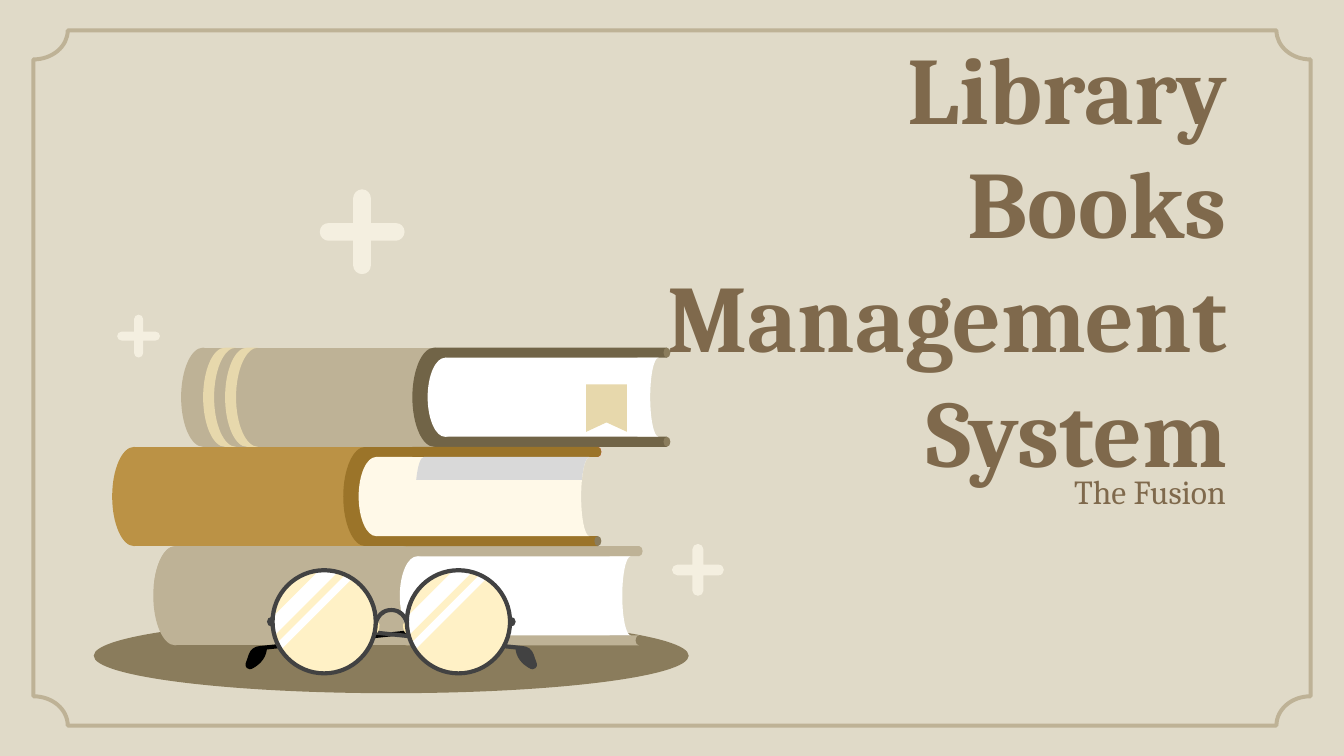
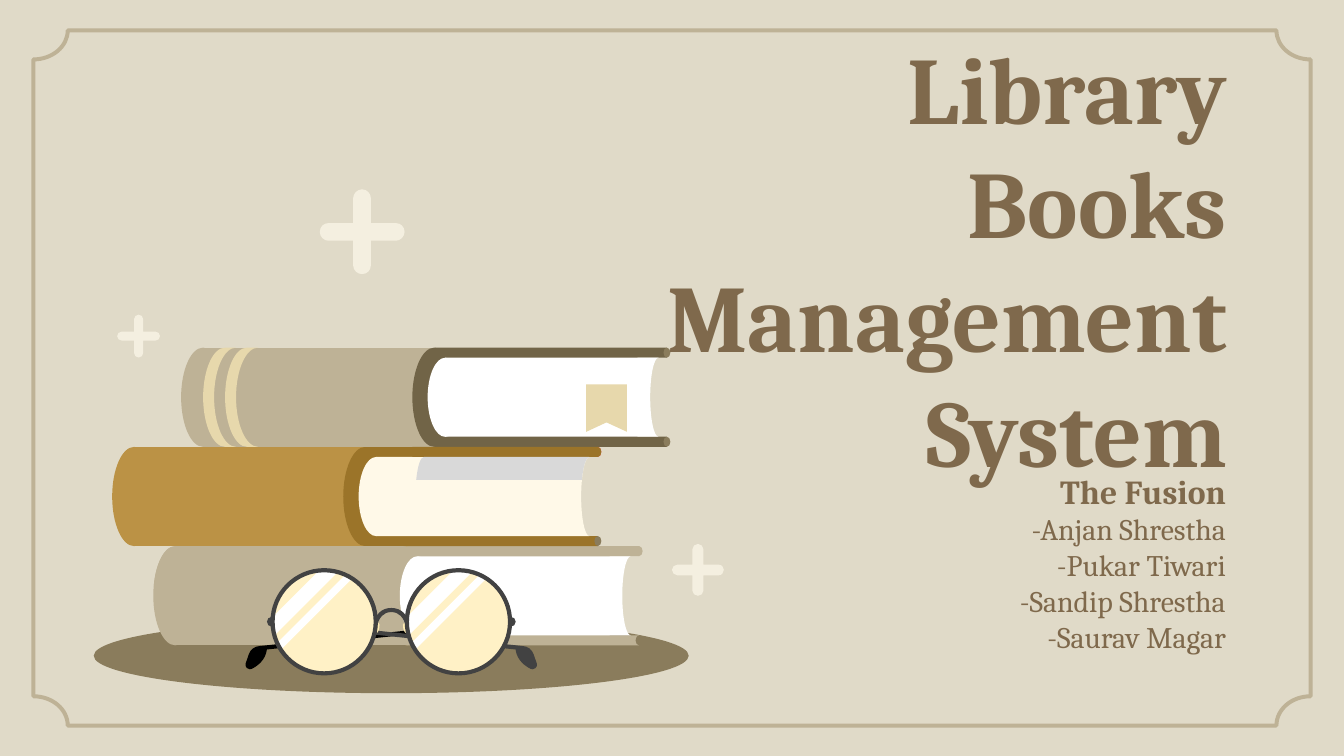
Before and after one commit to Andipstha/theFusion-Project-I, a slide deck: slide 1 of Documentation/LBMS_Presentation.pptx. Drawn at 1344x756 pixels with LibreOffice and Linux fonts; fonts in the diff are those of the drawing; background and template pictures are left out. Boxes give left, top, right and bottom in pixels: in the first picture for what was removed or moved away, otherwise in the second. Text is boxed around its words. In the diff, an @@ line names an element or a change of style, - is before the commit and + after.

```diff
--- a/Documentation/LBMS_Presentation.pptx
+++ b/Documentation/LBMS_Presentation.pptx
@@ subtitle at box(1060, 480, 1226, 504): bold on in "The Fusion" @@
@@ subtitle at box(1020, 519, 1226, 655): paragraphs added @@
+-Anjan Shrestha
+-Pukar Tiwari
+-Sandip Shrestha
+-Saurav Magar
```
Also in this commit, not shown: 2 other files.
